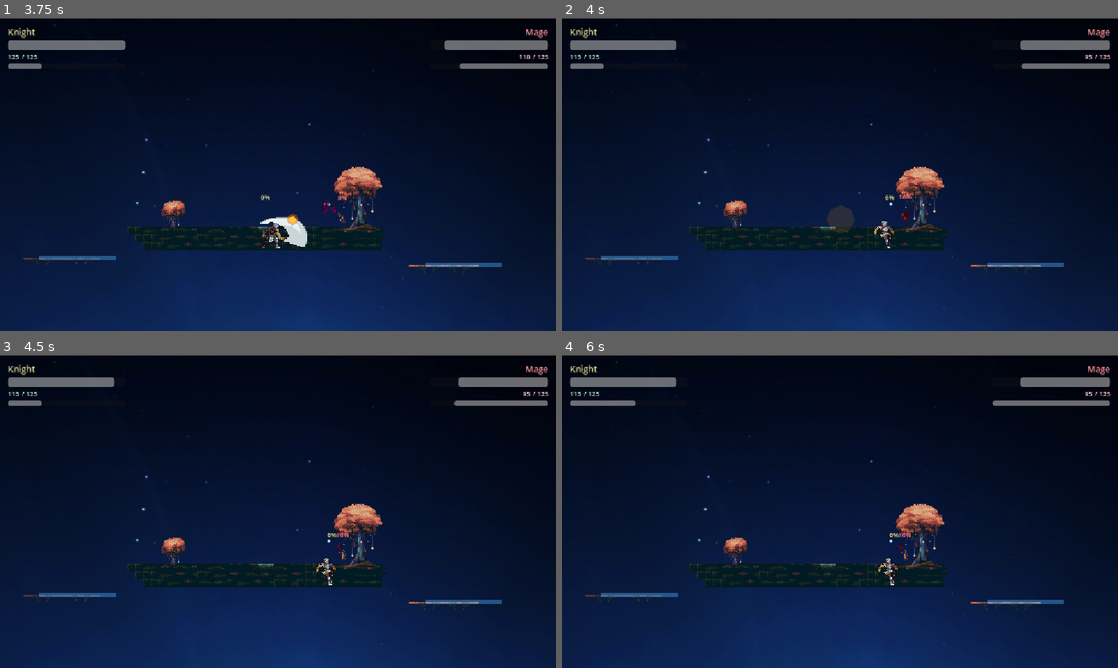
Above: before the commit, frames 1-4 (two rows, left to right).
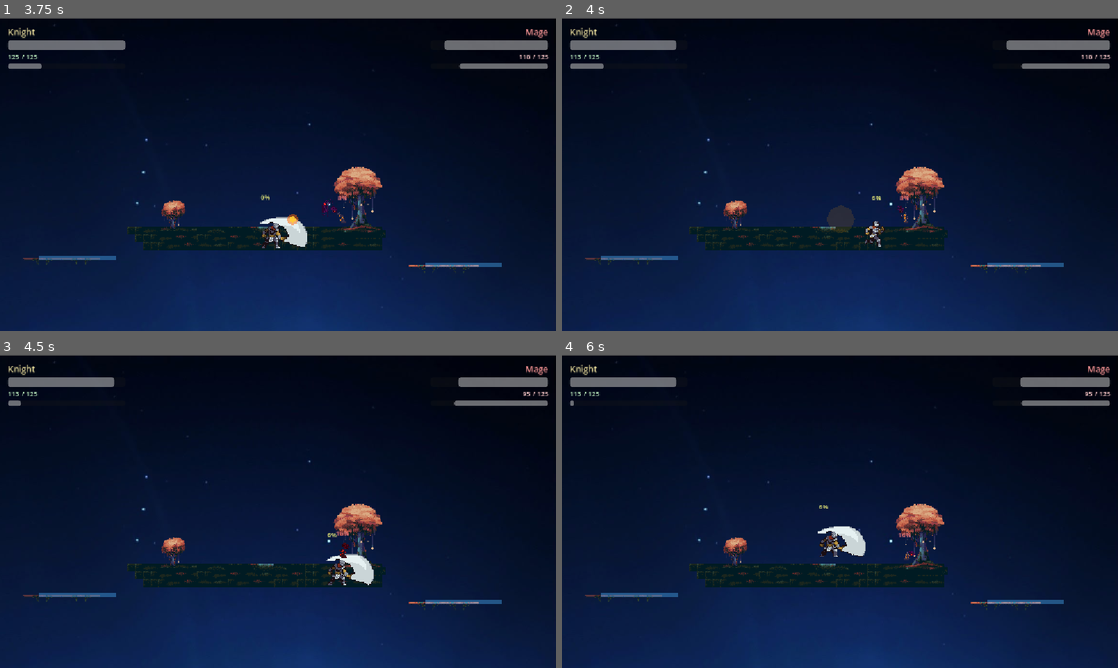
Above: after the commit, the same moments.

Repository: VanLeonardo/BouncyBrawl3000
Game: Godot game, scene res://scenes/ui/title_screen.tscn
Same seed, same stepped clock (60 frames per second), same inputs: the game is played once before the commit and once after it.
Inputs:
- Up to frame 1 (3.75 s): click "Play Campaign" at 0.5 s; hold Right (p1_right) 1.28-2.78 s; tap J (p1_attack) every 0.75 s from 1.35 to 3.6 s; tap Space (p1_jump) at 1.52, 2.27 s; hold Left (p1_left) 2.78-3.53 s; hold Right (p1_right) from 3.53 s (still down)
- Up to frame 2 (4 s): keep holding Right (p1_right); tap Space (p1_jump) at 3.77 s
- Up to frame 3 (4.5 s): keep holding Right (p1_right); tap J (p1_attack) at 4.35 s
- Up to frame 4 (6 s): tap Space (p1_jump) at 4.52, 5.27 s; release Right (p1_right) at 5.03 s; hold Left (p1_left) 5.03-5.78 s; tap J (p1_attack) at 5.1, 5.85 s; hold Right (p1_right) from 5.78 s (still down)

Frame 1 is identical in both runs. In frame 2, 0.5% of the frame differs, in the area x 54-96%, y 7-74%; in frame 3, 0.8%; in frame 4, 1.1%, in the area x 1-83%, y 14-74%.

Commit message:
3.0

Diff:
--- a/bouncy-brawl-3000/scenes/effects/boomerang_shield.gd
+++ b/bouncy-brawl-3000/scenes/effects/boomerang_shield.gd
@@ -14,6 +14,7 @@
 var _has_hit_going: bool = false
 var _has_hit_returning: bool = false
 var _target_pos: Vector2 = Vector2.ZERO
+var _hit_cooldown_bodies: Dictionary = {}
 
 func _ready() -> void:
 	body_entered.connect(_on_body_entered)
@@ -42,6 +43,12 @@
 		queue_free()
 		return
 
+	# Update hit cooldowns
+	for b in _hit_cooldown_bodies.keys():
+		_hit_cooldown_bodies[b] -= delta
+		if _hit_cooldown_bodies[b] <= 0.0:
+			_hit_cooldown_bodies.erase(b)
+
 	# Rotate for visual effect
 	rotation += 10.0 * delta
 
@@ -68,6 +75,8 @@
 		return
 	if not body.has_method("receive_hit"):
 		return
+	if _hit_cooldown_bodies.has(body):
+		return
 
 	if _phase == 0 and _has_hit_going:
 		return
@@ -79,7 +88,12 @@
 	else:
 		_has_hit_returning = true
 
-	var dir = Vector2(sign(body.global_position.x - global_position.x), -0.3).normalized()
+	_hit_cooldown_bodies[body] = 0.4
+
+	var dir_x = sign(body.global_position.x - global_position.x)
+	if dir_x == 0.0:
+		dir_x = 1.0
+	var dir = Vector2(dir_x, -0.3).normalized()
 	body.receive_hit(damage, knockback_add, dir, GameManager.combat_config)
 
 func _create_shield_visual() -> Node2D:
--- a/bouncy-brawl-3000/scenes/entities/player.gd
+++ b/bouncy-brawl-3000/scenes/entities/player.gd
@@ -28,7 +28,7 @@
 func _ready() -> void:
 	combat_config = GameManager.combat_config
 	stats.reset()
-	attack_collision.disabled = true
+	attack_collision.set_deferred("disabled", true)
 
 	if knockback_label:
 		knockback_label.top_level = true
@@ -135,19 +135,19 @@
 	_attack_hit_list.clear()
 	_play_anim("attack")
 	# Active hitbox starts disabled; enabled during swing frames (1 & 2) via _on_sprite_frame_changed
-	attack_collision.disabled = true
+	attack_collision.set_deferred("disabled", true)
 
 func _on_sprite_frame_changed() -> void:
 	if _is_attacking and sprite.animation == "attack":
 		# Hitbox active only during swing window (frames 1 and 2)
 		var is_active_frame = sprite.frame in [1, 2]
-		attack_collision.disabled = not is_active_frame
-	else:
-		attack_collision.disabled = true
+		attack_collision.set_deferred("disabled", not is_active_frame)
+	elif not attack_collision.disabled:
+		attack_collision.set_deferred("disabled", true)
 
 func _on_sprite_animation_finished() -> void:
 	if sprite.animation == "attack":
-		attack_collision.disabled = true
+		attack_collision.set_deferred("disabled", true)
 		_is_attacking = false
 		_attack_hit_list.clear()
 
@@ -176,6 +176,12 @@
 	velocity = kb_force
 	_is_knocked_back = true
 	_knockback_velocity = kb_force
+
+	# Interrupt current attack if in progress
+	if _is_attacking:
+		_is_attacking = false
+		attack_collision.set_deferred("disabled", true)
+		_attack_hit_list.clear()
 
 	# Hit animation & flash
 	if not _is_dead:
@@ -235,7 +241,7 @@
 	_is_knocked_back = false
 	_knockback_velocity = Vector2.ZERO
 	_attack_hit_list.clear()
-	attack_collision.disabled = true
+	attack_collision.set_deferred("disabled", true)
 	stats.reset()
 	sprite.modulate = Color.WHITE
 	_update_knockback_label()
--- a/bouncy-brawl-3000/scripts/enemies/shoebum_ai.gd
+++ b/bouncy-brawl-3000/scripts/enemies/shoebum_ai.gd
@@ -14,7 +14,7 @@
 	super._ready()
 	_preferred_distance = 80.0  # Wants to be close
 	if slap_collision:
-		slap_collision.disabled = true
+		slap_collision.set_deferred("disabled", true)
 	if slap_area:
 		slap_area.body_entered.connect(_on_slap_hit)
 
@@ -52,14 +52,14 @@
 
 	# Enable slap hitbox
 	if slap_collision:
-		slap_collision.disabled = false
+		slap_collision.set_deferred("disabled", false)
 		slap_area.position.x = absf(slap_area.position.x) * (1.0 if _facing_right else -1.0)
 
 	_play_anim("attack")
 
 	await get_tree().create_timer(0.4).timeout
 	if slap_collision:
-		slap_collision.disabled = true
+		slap_collision.set_deferred("disabled", true)
 	_is_attacking = false
 	_slap_hit_list.clear()
 
--- /dev/null
+++ b/bouncy-brawl-3000/tests/test_physics_query_fix.gd
@@ -0,0 +1,131 @@
+extends Node
+
+func _ready() -> void:
+	print("========================================")
+	print(" TESTING PHYSICS QUERY COLLISION FIX")
+	print("========================================")
+
+	var passed = [0]
+	var failed = [0]
+
+	var config = GameManager.combat_config
+
+	# Instantiate player
+	var player_scene = load("res://scenes/entities/player.tscn")
+	var player = player_scene.instantiate()
+	add_child(player)
+	player.global_position = Vector2(500, 300)
+
+	await get_tree().process_frame
+	await get_tree().physics_frame
+
+	var attack_col = player.get_node("AttackArea/AttackCollision")
+	var sprite = player.get_node("Sprite")
+
+	# TEST 1: Initial state
+	print("\n[TEST 1] Initial Attack Hitbox State")
+	assert_check(attack_col.disabled == true, "Attack collision is initially disabled", passed, failed)
+
+	# TEST 2: Attack animation frame activation
+	print("\n[TEST 2] Attack Animation Hitbox Timing")
+	player._try_attack()
+	assert_check(player._is_attacking == true, "Player is in attacking state", passed, failed)
+
+	# Frame 0: windup -> hitbox should be disabled
+	sprite.animation = "attack"
+	sprite.frame = 0
+	player._on_sprite_frame_changed()
+	await get_tree().process_frame
+	await get_tree().physics_frame
+	assert_check(attack_col.disabled == true, "Hitbox disabled during windup (frame 0)", passed, failed)
+
+	# Frame 1: active swing -> hitbox should be enabled
+	sprite.frame = 1
+	player._on_sprite_frame_changed()
+	await get_tree().process_frame
+	await get_tree().physics_frame
+	assert_check(attack_col.disabled == false, "Hitbox enabled during active swing (frame 1)", passed, failed)
+
+	# Frame 2: active swing -> hitbox should be enabled
+	sprite.frame = 2
+	player._on_sprite_frame_changed()
+	await get_tree().process_frame
+	await get_tree().physics_frame
+	assert_check(attack_col.disabled == false, "Hitbox enabled during active swing (frame 2)", passed, failed)
+
+	# Frame 3: recovery -> hitbox should be disabled
+	sprite.frame = 3
+	player._on_sprite_frame_changed()
+	await get_tree().process_frame
+	await get_tree().physics_frame
+	assert_check(attack_col.disabled == true, "Hitbox disabled during recovery (frame 3)", passed, failed)
+
+	# Finish attack
+	player._on_sprite_animation_finished()
+	await get_tree().process_frame
+	await get_tree().physics_frame
+	assert_check(player._is_attacking == false, "Attack finished, _is_attacking is false", passed, failed)
+	assert_check(attack_col.disabled == true, "Hitbox remains disabled after attack finishes", passed, failed)
+
+	# TEST 3: Shield hitting player during physics query flush
+	print("\n[TEST 3] Boomerang Shield Hit During Physics Callback")
+	var mock_owner = Node2D.new()
+	mock_owner.global_position = Vector2(100, 300)
+	add_child(mock_owner)
+
+	var shield_scene = load("res://scenes/effects/boomerang_shield.tscn")
+	var shield = shield_scene.instantiate()
+	shield.owner_node = mock_owner
+	shield.target = player
+	add_child(shield)
+	shield.global_position = Vector2(400, 300)
+
+	# Start attack on player right before shield hit to test hitstun attack cancellation
+	player._try_attack()
+	sprite.animation = "attack"
+	sprite.frame = 1
+	player._on_sprite_frame_changed()
+	await get_tree().process_frame
+	await get_tree().physics_frame
+	assert_check(attack_col.disabled == false, "Player attacking with active hitbox", passed, failed)
+
+	# Simulate shield entering player body (as happens during physics flush)
+	var hp_before = player.stats.health
+	shield._on_body_entered(player)
+	await get_tree().process_frame
+	await get_tree().physics_frame
+
+	assert_check(player.stats.health == hp_before - shield.damage, "Player received shield damage (" + str(shield.damage) + " HP)", passed, failed)
+	assert_check(player._is_attacking == false, "Shield hit interrupted player attack", passed, failed)
+	assert_check(attack_col.disabled == true, "Attack hitbox safely disabled after hitstun", passed, failed)
+	assert_check(player._is_knocked_back == true, "Player knocked back by shield hit", passed, failed)
+
+	# TEST 4: Multiple shield passes / hits
+	print("\n[TEST 4] Shield Repeated Hit Cooldown & Safety")
+	var hp_during_cooldown = player.stats.health
+	shield._on_body_entered(player)
+	assert_check(player.stats.health == hp_during_cooldown, "Repeated hit within cooldown is safely ignored", passed, failed)
+
+	# Cleanup
+	player.queue_free()
+	shield.queue_free()
+	mock_owner.queue_free()
+
+	print("\n========================================")
+	print(" FINAL RESULTS: ", passed[0], " PASSED, ", failed[0], " FAILED")
+	print("========================================")
+
+	if failed[0] == 0:
+		print(">>> ALL PHYSICS QUERY FIX TESTS PASSED! <<<")
+	else:
+		print(">>> TESTS FAILED! <<<")
+
+	get_tree().quit()
+
+func assert_check(condition: bool, description: String, passed: Array, failed: Array) -> void:
+	if condition:
+		print("  [PASS] ", description)
+		passed[0] += 1
+	else:
+		print("  [FAIL] ", description)
+		failed[0] += 1
--- /dev/null
+++ b/bouncy-brawl-3000/tests/test_physics_query_scene.tscn
@@ -0,0 +1,6 @@
+[gd_scene format=3 uid="uid://physfixsc01"]
+
+[ext_resource type="Script" path="res://tests/test_physics_query_fix.gd" id="1_test"]
+
+[node name="TestPhysicsQuery" type="Node"]
+script = ExtResource("1_test")
Not shown, added: bouncy-brawl-3000/tests/test_physics_query_fix.gd.uid
